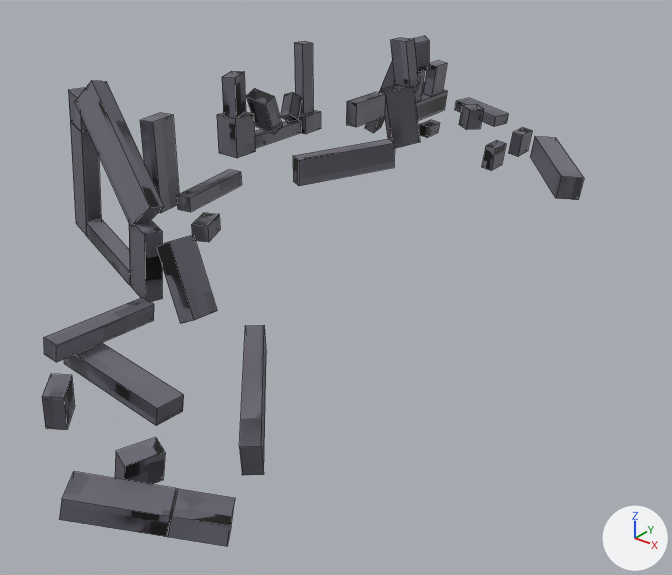
Before and after pictures for a commit that changed the OBJ model CSE125Group2Game/CSE125Group2Game/Assets/models/towers/stonehenge/stonehenge-state1/stonehenge-state1.obj.
Rendered twice from a 50 mm camera at (42.2, -48.9, 18.0) aimed at (5.9, -3.5, -10.2). Arrows for +X, +Y and +Z are at lower right; the lights stay in place. Mesh edges are drawn as thin lines. Where no turn or scale is listed for an object, it has been applied to the vertices. Vertices at the same position are counted once.

The first picture shows 'Stonehenge_East2'.
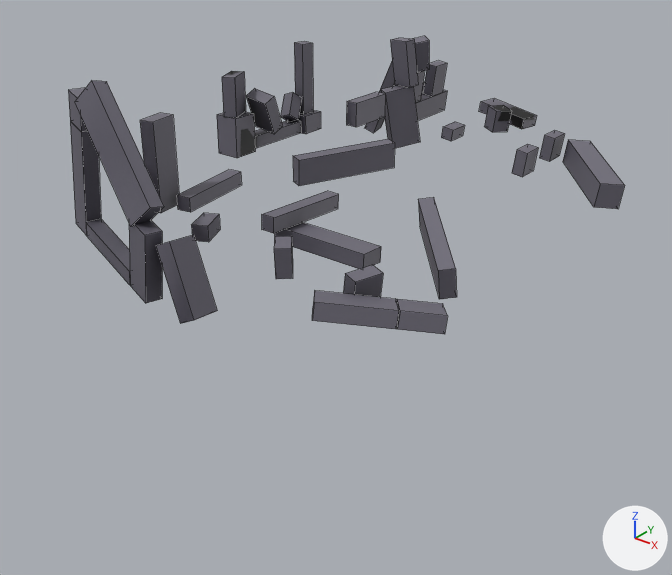
Changed parts and their boxes [x1, y1, x2, y2] in the pictures (672 x 575 px; the box of a moved part takes in the faces that stretch with it):
```json
{"object": "Stonehenge_East2", "change": "reshaped", "before": [42, 36, 584, 546], "after": [68, 36, 625, 334], "on screen": "41% shorter"}
{"part": 1, "of": "me_stonehenge_east2", "change": "moved or reshaped", "before": [455, 98, 509, 127], "after": [479, 98, 537, 129]}
{"part": 2, "of": "me_stonehenge_east2", "change": "moved or reshaped", "before": [459, 104, 484, 130], "after": [484, 105, 511, 132]}
{"part": 3, "of": "me_stonehenge_east2", "change": "moved or reshaped", "before": [419, 120, 440, 138], "after": [441, 122, 465, 141]}
{"part": 4, "of": "me_stonehenge_east2", "change": "moved or reshaped", "before": [530, 136, 584, 200], "after": [563, 140, 625, 209]}
{"part": 5, "of": "me_stonehenge_east2", "change": "moved or reshaped", "before": [482, 140, 506, 171], "after": [512, 144, 538, 177]}
{"part": 6, "of": "me_stonehenge_east2", "change": "moved or reshaped", "before": [509, 128, 532, 156], "after": [539, 130, 565, 162]}
{"part": 7, "of": "me_stonehenge_east2", "change": "moved or reshaped", "before": [239, 325, 266, 476], "after": [418, 197, 457, 299]}
{"part": 8, "of": "me_stonehenge_east2", "change": "moved or reshaped", "before": [64, 343, 184, 426], "after": [275, 222, 381, 269]}
{"part": 9, "of": "me_stonehenge_east2", "change": "moved or reshaped", "before": [42, 374, 75, 430], "after": [274, 236, 293, 279]}
{"part": 10, "of": "me_stonehenge_east2", "change": "moved or reshaped", "before": [168, 489, 235, 546], "after": [397, 299, 448, 334]}
{"part": 11, "of": "me_stonehenge_east2", "change": "moved or reshaped", "before": [59, 472, 176, 537], "after": [312, 290, 399, 329]}
{"part": 12, "of": "me_stonehenge_east2", "change": "moved or reshaped", "before": [44, 298, 154, 362], "after": [262, 191, 339, 233]}
{"part": 13, "of": "me_stonehenge_east2", "change": "moved or reshaped", "before": [115, 437, 165, 484], "after": [343, 265, 383, 297]}
{"part": 14, "of": "me_stonehenge_east2", "change": "surface changed", "before": [68, 36, 447, 324], "after": [68, 36, 447, 324]}
```

The change, as JSON lines over the scene's bpy script:
```json
{"block": "me_stonehenge_east2", "where": "# used by ob_stonehenge_east2; location = (0.0, 0.0, 0.0)"}
{"op": "remove", "block": "me_stonehenge_east2", "code": "me_stonehenge_east2.from_pydata(...)  # 312 vertices, 234 faces; spans x -11.1..19.6, y -32.1..32.9, z -9.5..5.6"}
{"op": "add", "block": "me_stonehenge_east2", "code": "me_stonehenge_east2.from_pydata(...)  # 312 vertices, 234 faces; spans x -11.1..19.7, y -18.9..30.4, z -8.0..5.6"}
{"block": "me_stonehenge_east2", "change": "me_stonehenge_east2 part 1: the loose piece of 8 vertices spanning x -6.2..-0.8, y 30.1..32.9, z -7.7..-6.0 is moved by (4.9, -3.7, 1.5)"}
{"block": "me_stonehenge_east2", "change": "me_stonehenge_east2 part 2: the loose piece of 8 vertices spanning x -3.8..-1.6, y 27.1..29.2, z -7.6..-5.3 is moved by (4.9, -3.7, 1.5)"}
{"block": "me_stonehenge_east2", "change": "me_stonehenge_east2 part 3: the loose piece of 8 vertices spanning x -4.8..-3.6, y 22.0..24.0, z -7.3..-6.2 is moved by (4.9, -3.7, 1.5)"}
{"block": "me_stonehenge_east2", "change": "me_stonehenge_east2 part 4: the loose piece of 8 vertices spanning x 4.7..12.4, y 20.0..27.9, z -9.5..-6.6 is moved by (4.9, -3.7, 1.5)"}
{"block": "me_stonehenge_east2", "change": "me_stonehenge_east2 part 5: the loose piece of 8 vertices spanning x 3.2..4.5, y 20.3..22.2, z -8.4..-6.2 is moved by (4.9, -3.7, 1.5)"}
{"block": "me_stonehenge_east2", "change": "me_stonehenge_east2 part 6: the loose piece of 8 vertices spanning x 3.1..4.3, y 25.3..27.3, z -8.4..-6.2 is moved by (4.9, -3.7, 1.5)"}
{"block": "me_stonehenge_east2", "change": "me_stonehenge_east2 part 7: the loose piece of 8 vertices spanning x 11.2..17.6, y -24.2..-17.1, z -9.0..-5.2 is turned -7.2 degrees about the y axis through its middle, then moved by (0.0, 16.3, 2.7)"}
{"block": "me_stonehenge_east2", "change": "me_stonehenge_east2 part 8: the loose piece of 8 vertices spanning x 5.2..12.3, y -25.1..-23.3, z -7.6..-5.6 is turned -7.2 degrees about the y axis through its middle, then moved by (0.0, 16.3, 1.9)"}
{"block": "me_stonehenge_east2", "change": "me_stonehenge_east2 part 9: the loose piece of 8 vertices spanning x 7.3..9.4, y -28.7..-26.7, z -7.5..-5.3 is turned -7.2 degrees about the y axis through its middle, then moved by (0.0, 16.3, 1.9)"}
{"block": "me_stonehenge_east2", "change": "me_stonehenge_east2 part 10: the loose piece of 8 vertices spanning x 16.2..19.6, y -29.4..-26.0, z -9.2..-7.5 is turned -7.2 degrees about the y axis through its middle, then moved by (0.1, 16.3, 3.1)"}
{"block": "me_stonehenge_east2", "change": "me_stonehenge_east2 part 11: the loose piece of 8 vertices spanning x 12.8..17.6, y -32.1..-27.6, z -8.6..-6.5 is turned -7.2 degrees about the y axis through its middle, then moved by (0.1, 16.3, 2.8)"}
{"block": "me_stonehenge_east2", "change": "me_stonehenge_east2 part 12: the loose piece of 8 vertices spanning x 5.3..6.5, y -26.3..-19.8, z -5.9..-4.5 is moved by (-0.2, 16.3, 1.6)"}
{"block": "me_stonehenge_east2", "change": "me_stonehenge_east2 part 13: the loose piece of 8 vertices spanning x 13.3..15.3, y -29.0..-26.8, z -8.3..-6.2 is turned -7.2 degrees about the y axis through its middle, then moved by (0.0, 16.3, 2.6)"}
{"block": "me_stonehenge_east2", "change": "me_stonehenge_east2 part 14: texture (UV) coordinates of 234 of 234 faces, centred in x -10.4..18.9, y -31.3..32.5, z -9.0..4.8, changed; they spanned u 0.0..1.0, v 0.0..1.0 and now span u 0.0..1.0, v 0.0..1.0"}
```
